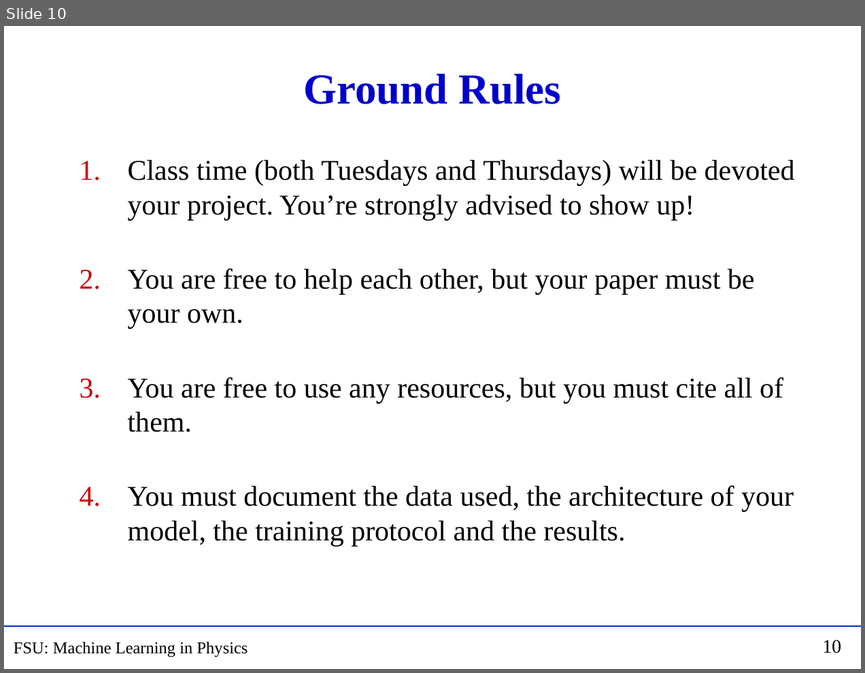
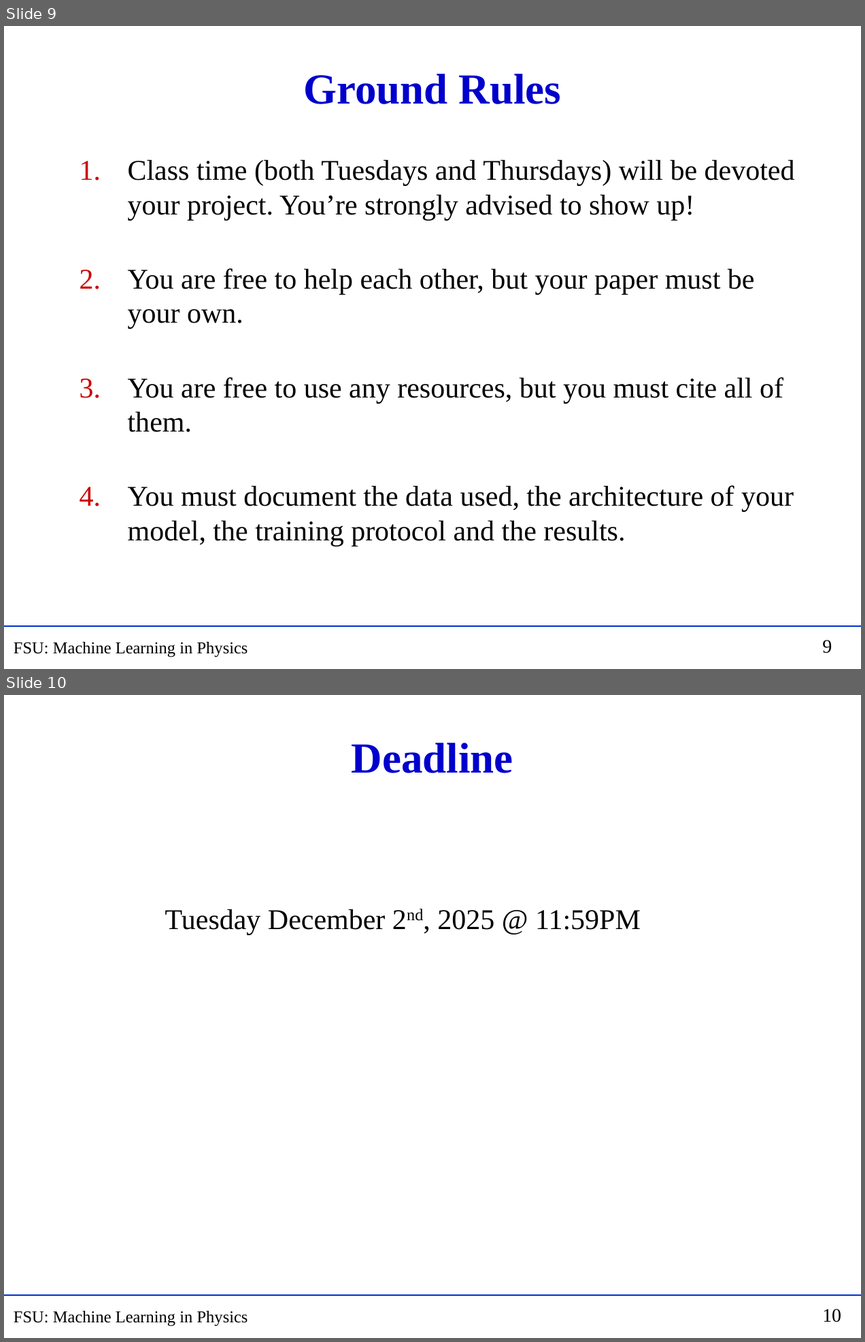
Before and after one commit to hbprosper/mlinphysics, a slide deck: Lectures/Projects/Projects.pptx. Shown one above the other, each under a label of ours: slide 10 before the commit, slides 9 and 10 after it. The pictures are 865x673 and 865x1342 pixels, drawn with LibreOffice and Linux fonts; fonts in the diff are those of the drawing. Boxes give left, top, right and bottom in pixels: in the first picture for what was removed or moved away, otherwise in the second. Text is boxed around its words. In the diff, an @@ line names an element or a change of style, - is before the commit and + after.

```diff
--- a/Lectures/Projects/Projects.pptx
+++ b/Lectures/Projects/Projects.pptx
@@ slide 10 added at (4,695,861,1338), background #FFFFFF; not listed: 3 template elements that a slide beside it also shows @@
@@ title added at (351,743,513,773), 36 pt, text #0000CC, bold @@
+Deadline
@@ text added at (165,909,640,935), 24 pt, text #000000 @@
+Tuesday December 2nd, 2025 @ 11:59PM
@@ what was slide 10 is now slide 9 @@
@@ page number at (822,639,832,653): text changed @@
-10
+9
```
Also in this commit, not shown: 5 slides changed, 1 slide removed, 6 other files.
